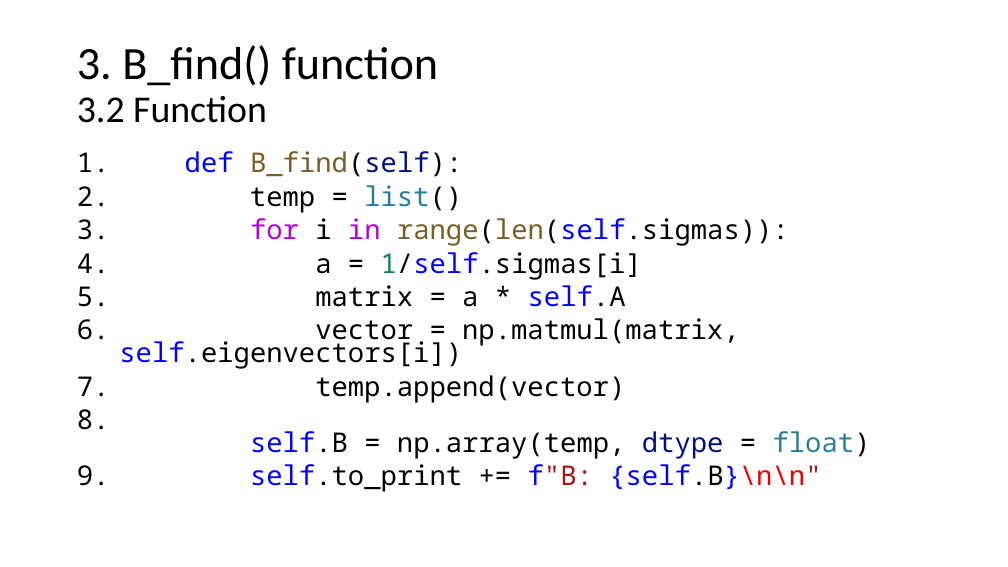
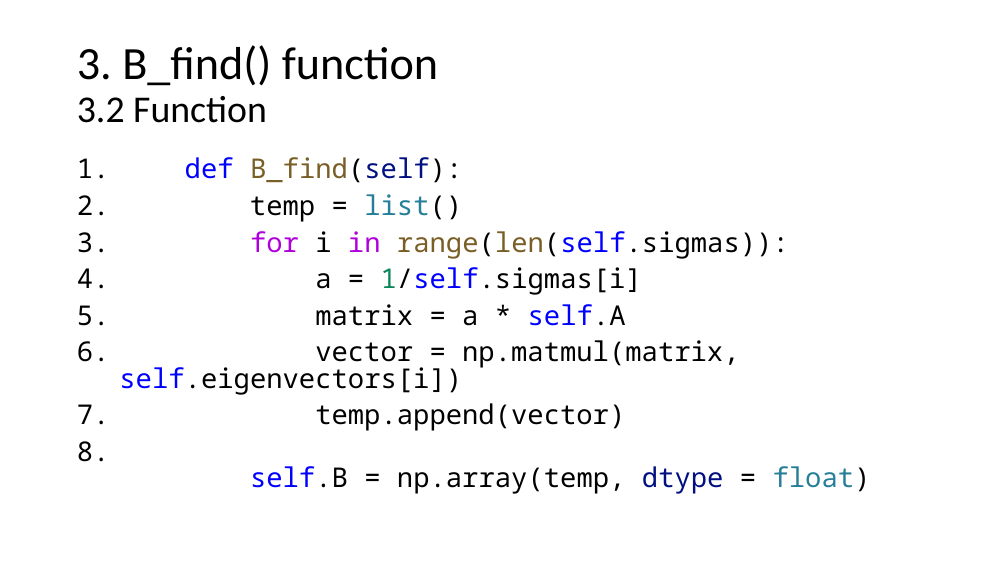
Before and after one commit to netalydana28/Python2, a slide deck: slide 32 of project3/algebra.pptx (slide 21 before the commit). Drawn at 1008x567 pixels with LibreOffice and Linux fonts; fonts in the diff are those of the drawing. Boxes give left, top, right and bottom in pixels: in the first picture for what was removed or moved away, otherwise in the second. Text is boxed around its words. In the diff, an @@ line names an element or a change of style, - is before the commit and + after.

```diff
--- a/project3/algebra.pptx
+++ b/project3/algebra.pptx
@@ text "def B_find(self):" at <box>119,157,871,494</box>: line spacing 0.7 to 0.8 @@
@@ text at <box>250,464,821,492</box>: paragraph removed @@
-9. self.to_print += f"B: {self.B}\n\n"
```
Also in this commit, not shown: 3 other slides changed, 13 slides added, 5 slides removed, 2 other files.
